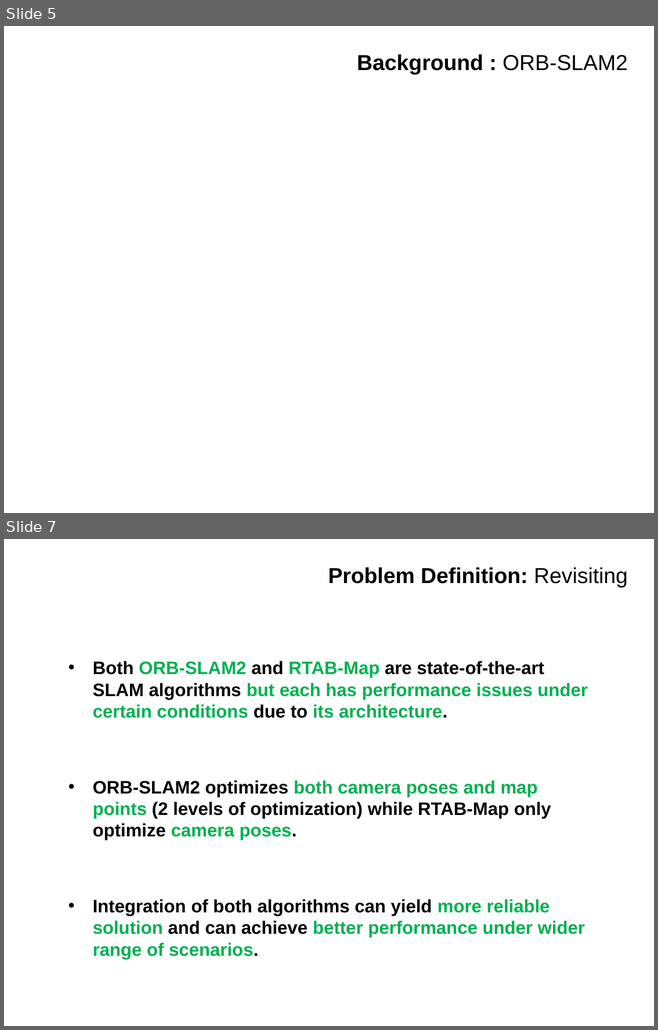
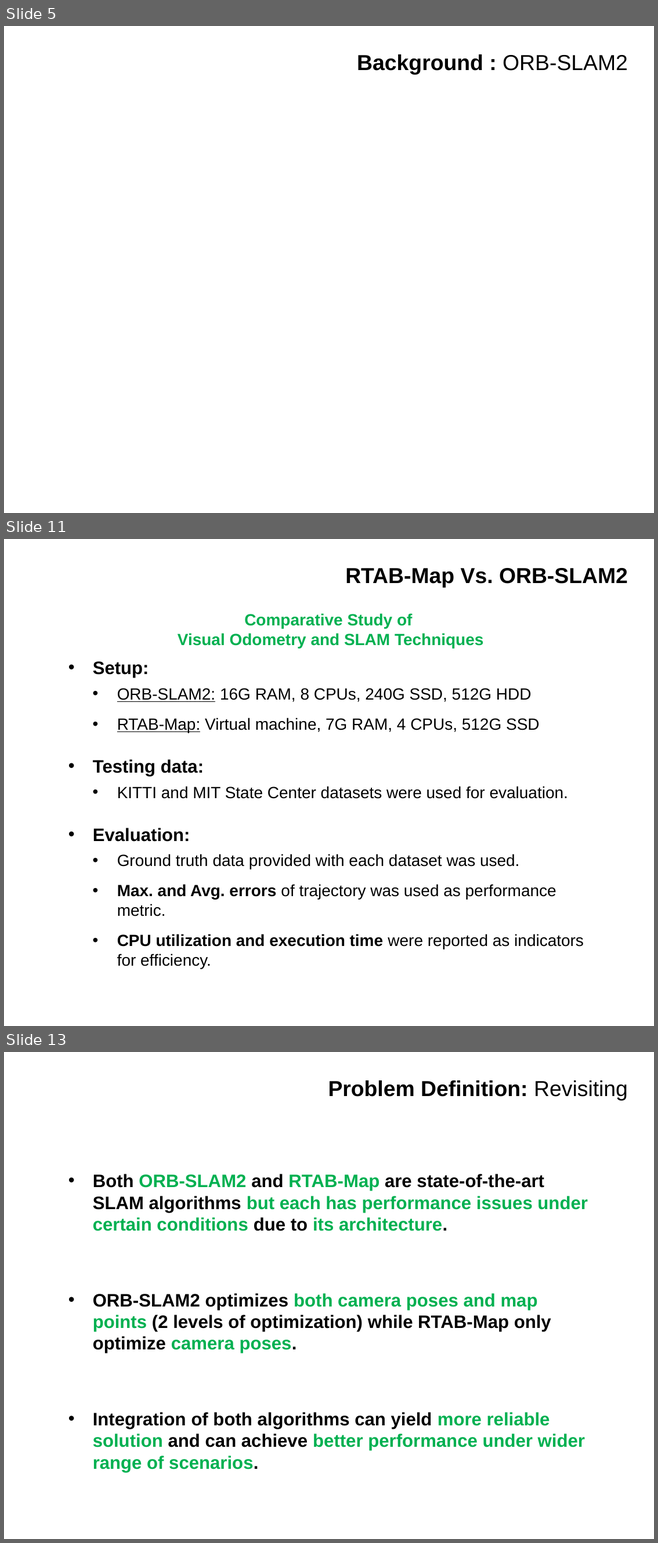
Before and after one commit to IslamAAli/ORBSLAM_RTABmap, a slide deck: Presentation_2/CMPUT631-ProjectProgress-V0P1.pptx. Shown one above the other, each under a label of ours: slides 5 and 7 before the commit, slides 5, 11 and 13 after it; the slides between them are not shown. The pictures are 658x1030 and 658x1543 pixels, drawn with LibreOffice and Linux fonts; fonts in the diff are those of the drawing; background and template pictures are left out. Boxes give left, top, right and bottom in pixels: in the first picture for what was removed or moved away, otherwise in the second. Text is boxed around its words. In the diff, an @@ line names an element or a change of style, - is before the commit and + after.

```diff
--- a/Presentation_2/CMPUT631-ProjectProgress-V0P1.pptx
+++ b/Presentation_2/CMPUT631-ProjectProgress-V0P1.pptx
@@ slide 11 added at [4, 539, 654, 1026], background #FFFFFF @@
@@ title added at [345, 568, 628, 587], 24 pt, text #000000, bold @@
+RTAB-Map Vs. ORB-SLAM2
@@ text added at [177, 613, 483, 648], 18 pt, text #00B050, bold @@
+Comparative Study of
+Visual Odometry and SLAM Techniques
@@ text added at [93, 661, 583, 969], 18 pt, text #000000 @@
+• Setup:
+  • ORB-SLAM2: 16G RAM, 8 CPUs, 240G SSD, 512G HDD
+  • RTAB-Map: Virtual machine, 7G RAM, 4 CPUs, 512G SSD
+• Testing data:
+  • KITTI and MIT State Center datasets were used for evaluation.
+• Evaluation:
+  • Ground truth data provided with each dataset was used.
+  • Max. and Avg. errors of trajectory was used as performance metric.
+  • CPU utilization and execution time were reported as indicators for efficiency.
@@ what was slide 7 is now slide 13 @@
```
Also in this commit, not shown: 1 slide changed, 5 other slides added.
